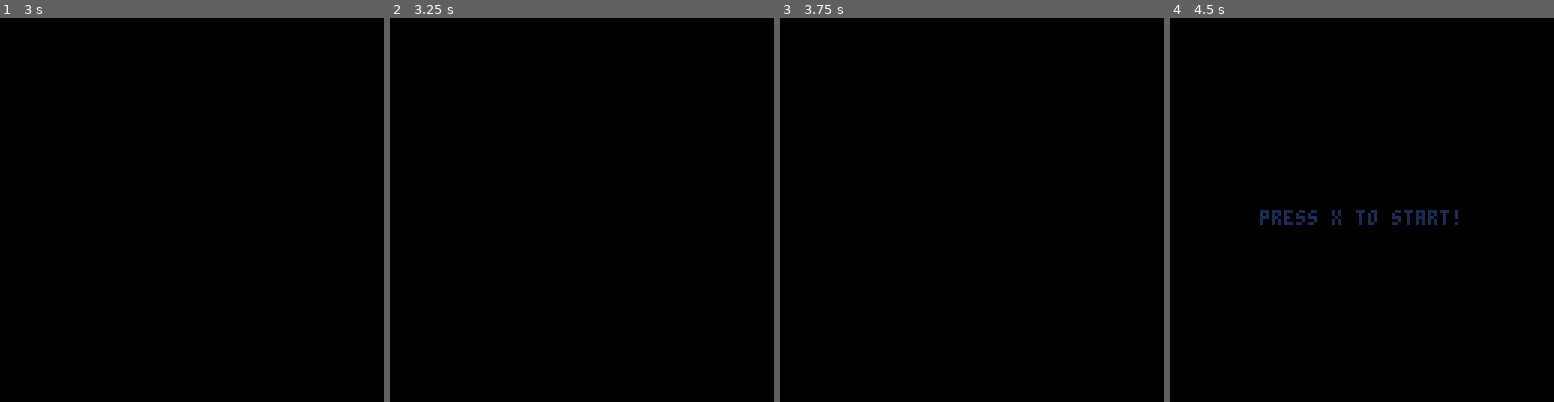
Above: before the commit, frames 1-4 (left to right).
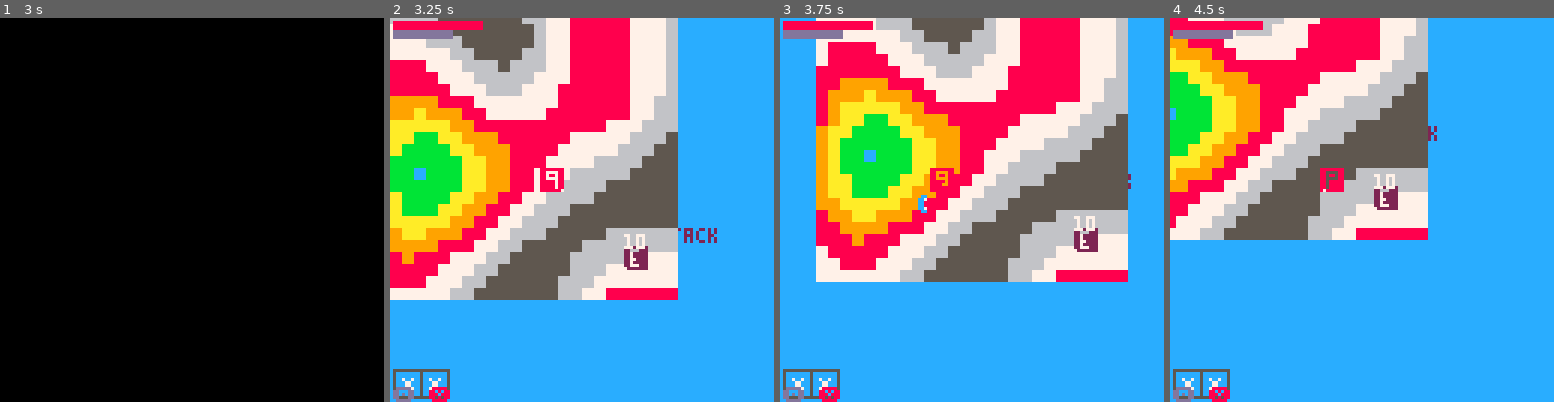
Above: after the commit, the same moments.

Repository: FrederikHR/GDB
Game: PICO-8 cartridge NewGame/main.p8
Two runs of this game, one before a commit and one after it. Both use one fixed random seed, a clock stepped at 60 frames per second and the inputs below.
Inputs:
- Up to frame 1 (3 s): tap X (X key) at 0.33, 1.07, 1.85, 2.97 s; tap O (Z key) at 0.7, 1.7, 2.1, 2.5, 2.9 s; hold Right 1.6-2.1 s; hold Up 2.15-2.42 s; hold Right from 2.47 s (still down)
- Up to frame 2 (3.25 s): release Right at 3.03 s; hold Left from 3.08 s (still down)
- Up to frame 3 (3.75 s): tap O (Z key) at 3.3, 3.7 s; release Left at 3.58 s; hold Down from 3.63 s (still down)
- Up to frame 4 (4.5 s): release Down at 3.97 s; hold Right from 4.02 s (still down); tap X (X key) at 4.08 s; tap O (Z key) at 4.1 s

Frame 1 is identical in both runs. In frame 2, 100% of the frame differs, in the area x 0-100%, y 0-100%; in frame 3, 100%; in frame 4, 100%.

Commit message:
rename levelgen init funciton

Diff:
--- a/NewGame/scripts/levelgen/init.lua
+++ b/NewGame/scripts/levelgen/init.lua
@@ -1,5 +1,5 @@
 prl = {}
-function init_level()
+function init_levelgen()
 
     prl = perlin()
     prl:init()
